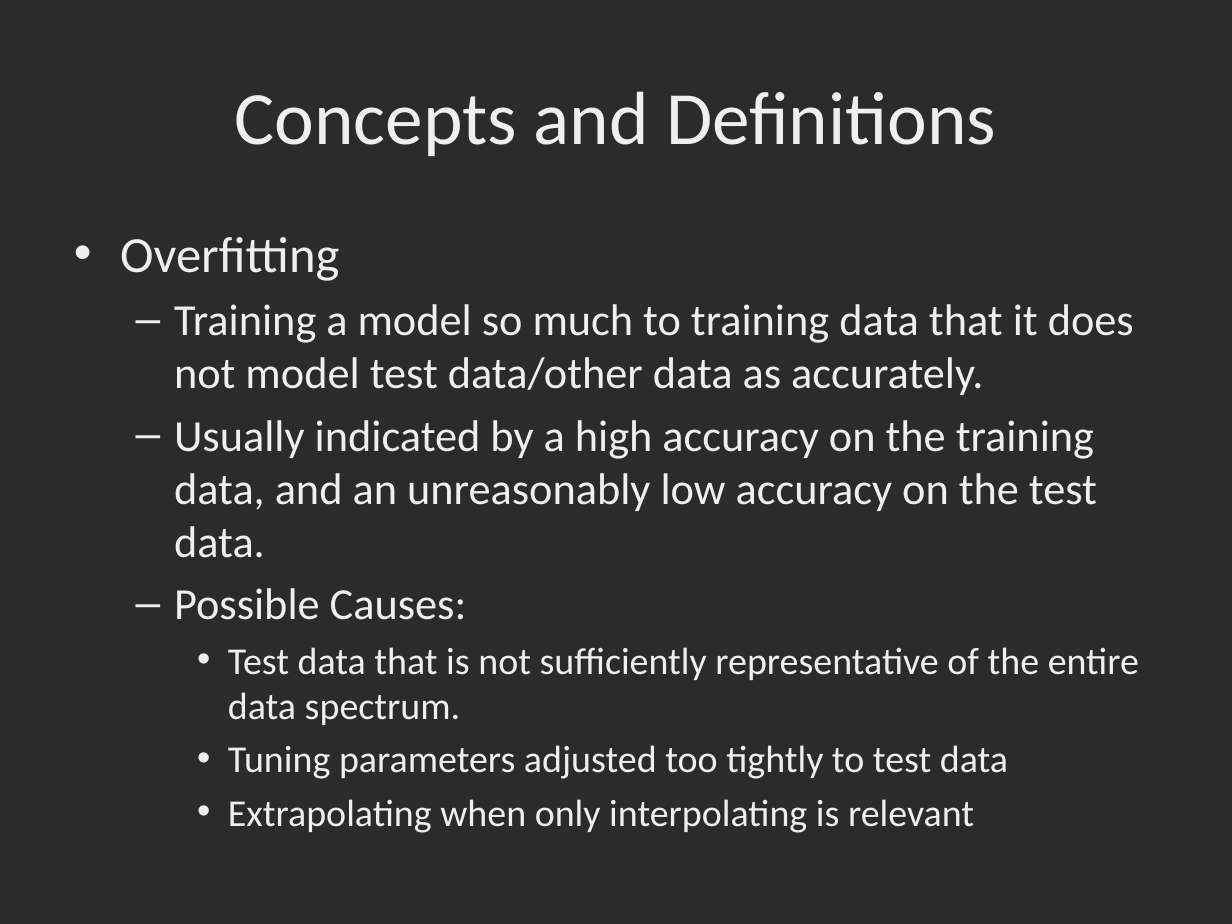
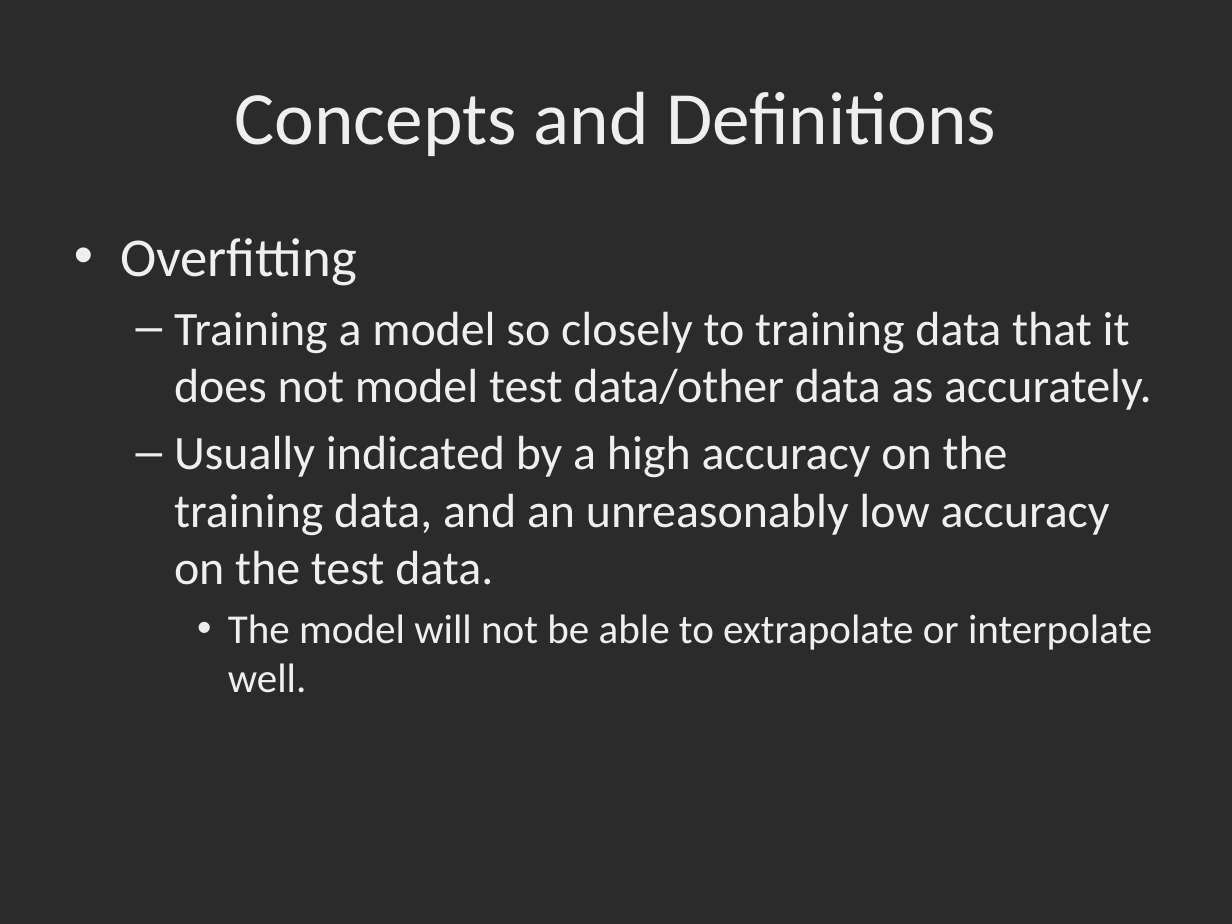
Before and after one commit to dbowmans46/PracticalProgramming, a slide deck: slide 17 of Session 7 - Python/Instructional Material/Session 7 - Python Brief Intro to Machine Learning with Scikit Learn.pptx. Drawn at 1232x924 pixels with LibreOffice and Linux fonts; fonts in the diff are those of the drawing; background and template pictures are left out; a plain dark background stands for a picture behind light text. Boxes give left, top, right and bottom in pixels: in the first picture for what was removed or moved away, otherwise in the second. Text is boxed around its words. In the diff, an @@ line names an element or a change of style, - is before the commit and + after.

```diff
--- a/Session 7 - Python/Instructional Material/Session 7 - Python Brief Intro to Machine Learning with Scikit Learn.pptx
+++ b/Session 7 - Python/Instructional Material/Session 7 - Python Brief Intro to Machine Learning with Scikit Learn.pptx
@@ text at (x1=120, y1=238, x2=1110, y2=585): size 29.6 to 32 pt in "Overfitting"; size 25.9 to 28 pt in "Usually indicated by a high accuracy on ..." @@
@@ text at (x1=174, y1=311, x2=1152, y2=410): text changed; size 25.9 to 28 pt @@
-  – Training a model so much to training data that it does not model test data/other data as accurately.
+  – Training a model so closely to training data that it does not model test data/other data as accurately.
@@ text at (x1=228, y1=614, x2=1152, y2=693): text changed; size 22.2 to 24 pt @@
-  – Possible Causes:
-    • Test data that is not sufficiently representative of the entire data spectrum.
-    • Tuning parameters adjusted too tightly to test data
-    • Extrapolating when only interpolating is relevant
+    • The model will not be able to extrapolate or interpolate well.
```
Also in this commit, not shown: 16 other slides changed, 12 slides added, 1 other file.
